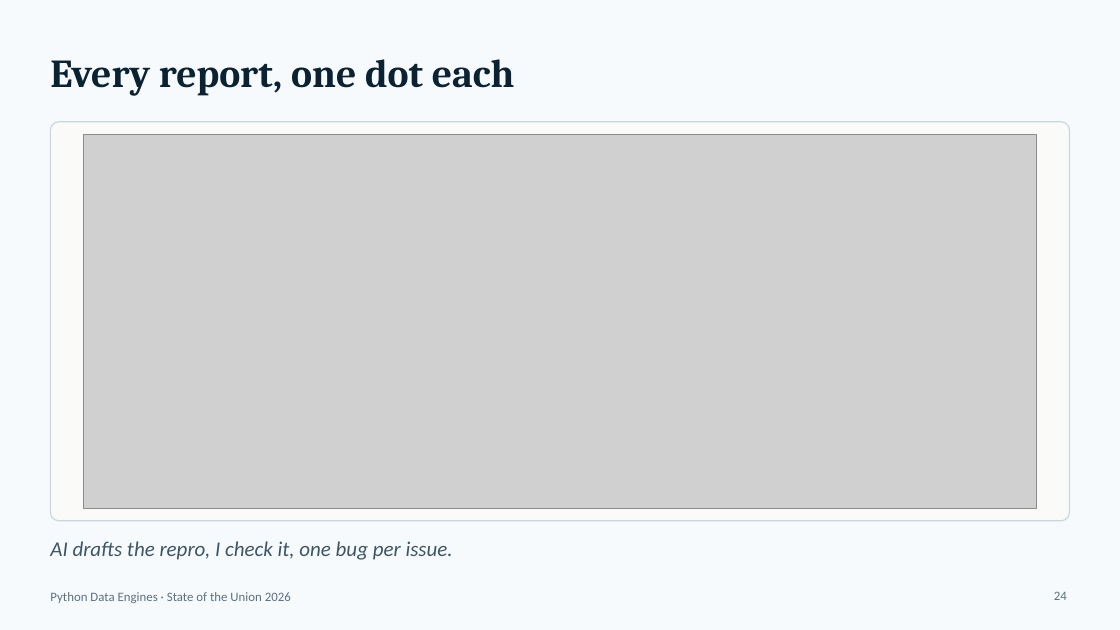
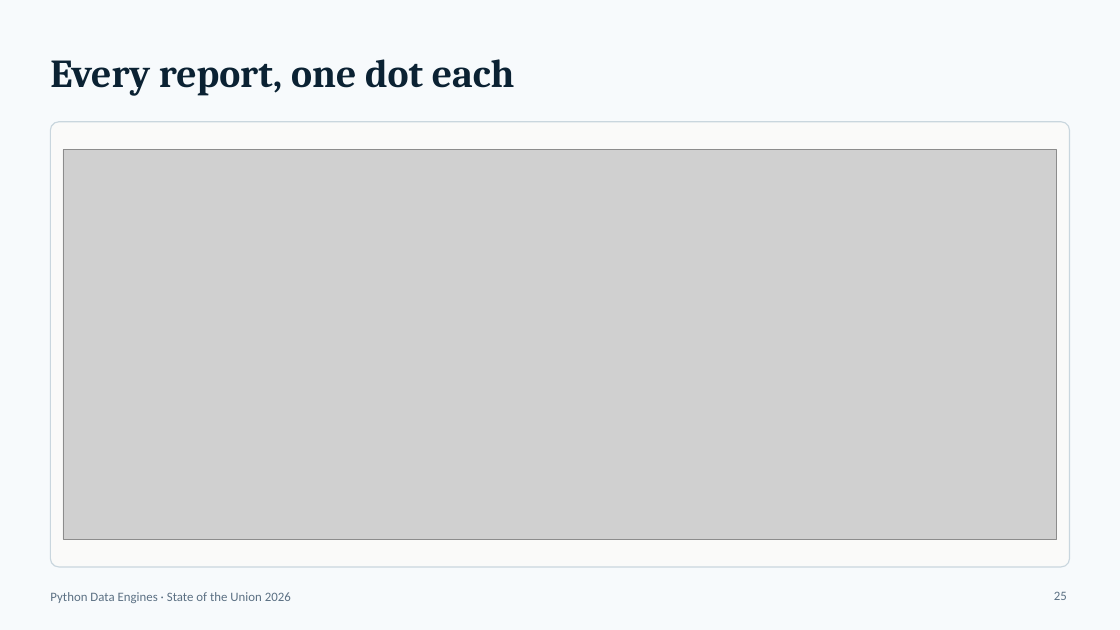
Before and after one commit to djouallah/presentations, a slide deck: slide 25 of python-engine/state-of-the-union-python-engines-2026.pptx (slide 24 before the commit). Drawn at 1120x630 pixels with LibreOffice and Linux fonts; fonts in the diff are those of the drawing; grey boxes stand for pictures. Boxes give left, top, right and bottom in pixels: in the first picture for what was removed or moved away, otherwise in the second. Text is boxed around its words. In the diff, an @@ line names an element or a change of style, - is before the commit and + after.

```diff
--- a/python-engine/state-of-the-union-python-engines-2026.pptx
+++ b/python-engine/state-of-the-union-python-engines-2026.pptx
@@ rounded rectangle: place and size @@
-rounded rectangle at (50, 122, 1070, 521)
+rounded rectangle at (50, 122, 1070, 567)
@@ rounded rectangle at (50, 122, 1070, 567): proportions changed @@
@@ picture: place and size @@
-picture at (83, 134, 1038, 508)
+picture at (63, 150, 1057, 539)
@@ text removed at (50, 541, 453, 560) @@
-AI drafts the repro, I check it, one bug per issue.
@@ page number at (1054, 591, 1067, 600): text changed @@
-24
+25
```
Also in this commit, not shown: 1 other slide changed, 1 slide added, 1 slide removed, 2 other files.
